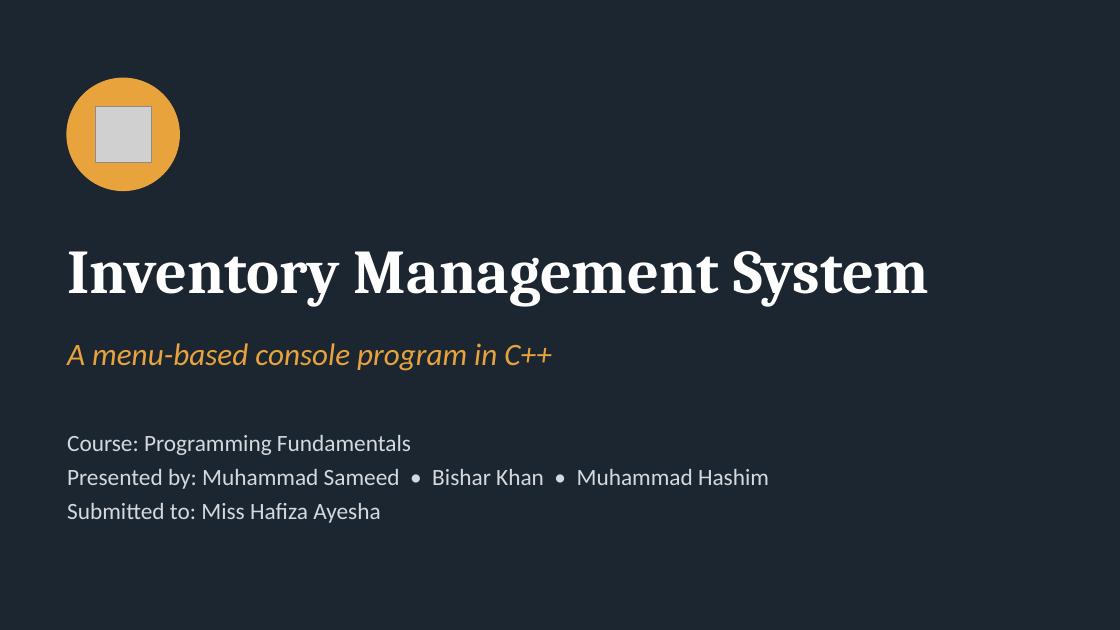
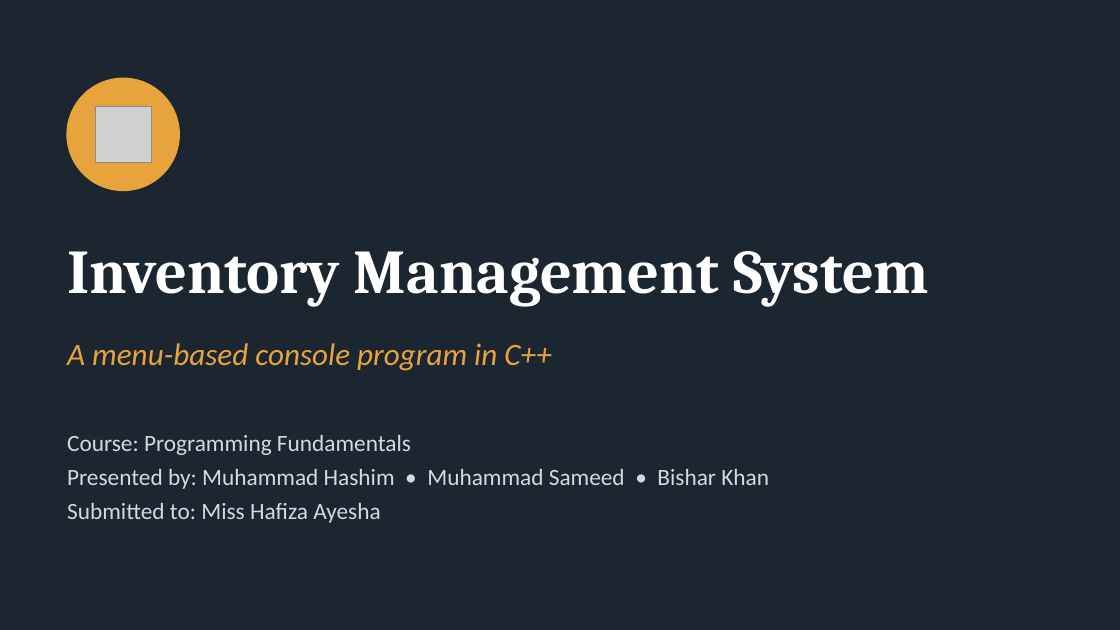
Before and after one commit to TeamUniversity-2026/inventory-management-system, a slide deck: slide 1 of Inventory_Management_System.pptx. Drawn at 1120x630 pixels with LibreOffice and Linux fonts; fonts in the diff are those of the drawing; grey boxes stand for pictures. Boxes give left, top, right and bottom in pixels: in the first picture for what was removed or moved away, otherwise in the second. Text is boxed around its words. In the diff, an @@ line names an element or a change of style, - is before the commit and + after.

```diff
--- a/Inventory_Management_System.pptx
+++ b/Inventory_Management_System.pptx
@@ text at [67, 469, 769, 489]: text changed @@
-Presented by: Muhammad Sameed • Bishar Khan • Muhammad Hashim
+Presented by: Muhammad Hashim • Muhammad Sameed • Bishar Khan
```
Also in this commit, not shown: 1 other slide changed.
